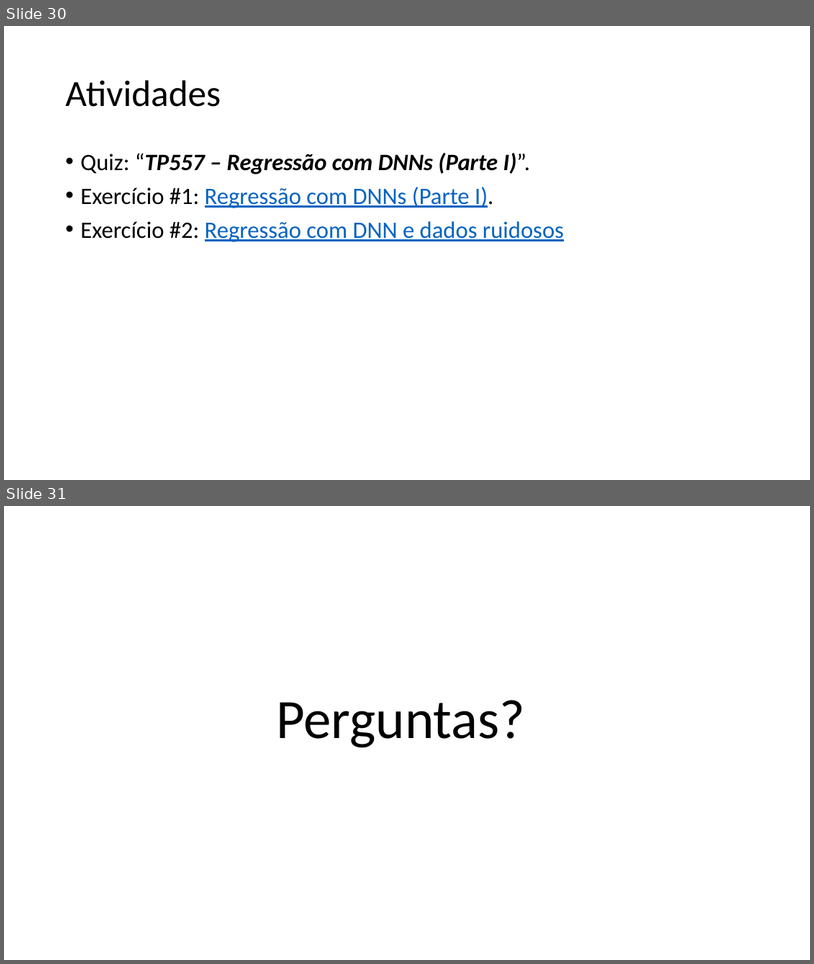
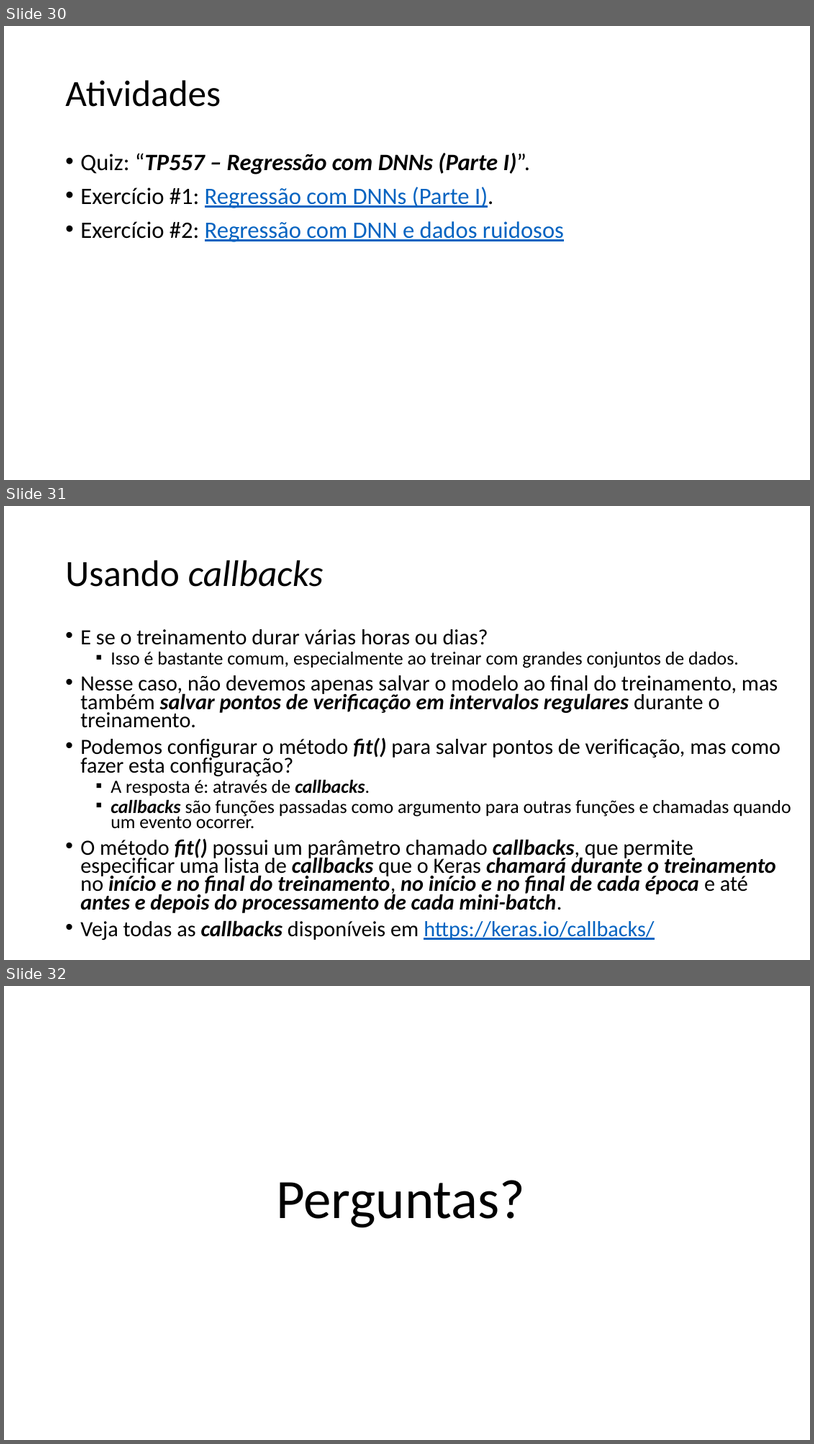
Before and after one commit to zz4fap/tp557-iot-ml, a slide deck: slides/TP557_7_Regressão_com_DNNs_parte_I.pptx. Shown one above the other, each under a label of ours: slides 30 and 31 before the commit, slides 30, 31 and 32 after it. The pictures are 814x964 and 814x1444 pixels, drawn with LibreOffice and Linux fonts; fonts in the diff are those of the drawing. Boxes give left, top, right and bottom in pixels: in the first picture for what was removed or moved away, otherwise in the second. Text is boxed around its words. In the diff, an @@ line names an element or a change of style, - is before the commit and + after.

Commit message:
update of slides

```diff
--- a/slides/TP557_7_Regressão_com_DNNs_parte_I.pptx
+++ b/slides/TP557_7_Regressão_com_DNNs_parte_I.pptx
@@ slide 31 added at (4,506,810,960), background #FFFFFF @@
@@ title added at (65,560,324,587), 44 pt, text #000000, italic @@
+Usando callbacks
@@ text added at (80,629,791,939), 25.9 pt, text #000000 @@
+• E se o treinamento durar várias horas ou dias?
+  ▪ Isso é bastante comum, especialmente ao treinar com grandes conjuntos de dados.
+• Nesse caso, não devemos apenas salvar o modelo ao final do treinamento, mas também salvar pontos de verificação em intervalos regulares durante o treinamento.
+• Podemos configurar o método fit() para salvar pontos de verificação, mas como fazer esta configuração?
+  ▪ A resposta é: através de callbacks.
+  ▪ callbacks são funções passadas como argumento para outras funções e chamadas quando um evento ocorrer.
+• O método fit() possui um parâmetro chamado callbacks, que permite especificar uma lista de callbacks que o Keras chamará durante o treinamento no início e no final do treinamento, no início e no final de cada época e até antes e depois do processamento de cada mini-batch.
+• Veja todas as callbacks disponíveis em https://keras.io/callbacks/
@@ what was slide 31 is now slide 32 @@
```
Also in this commit, not shown: 18 other files.
